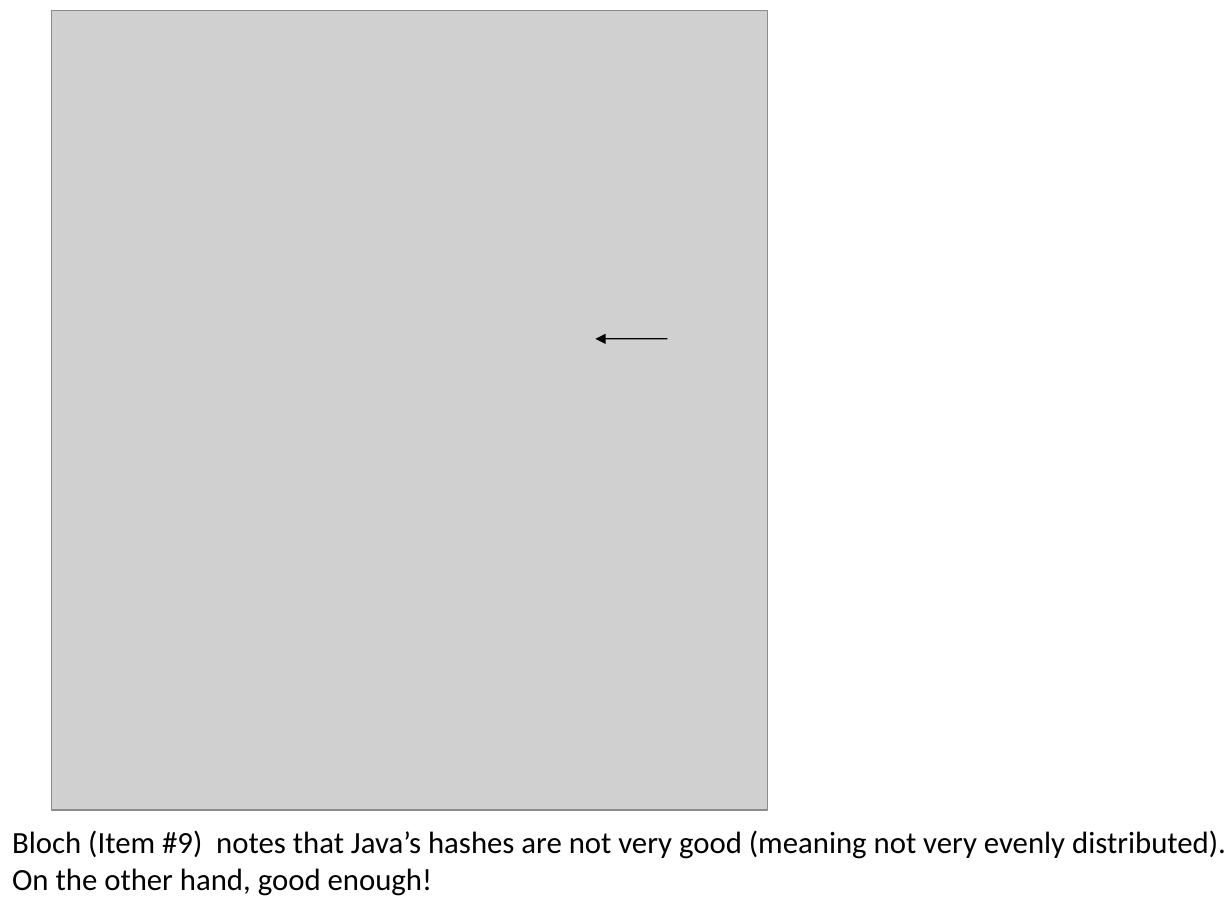
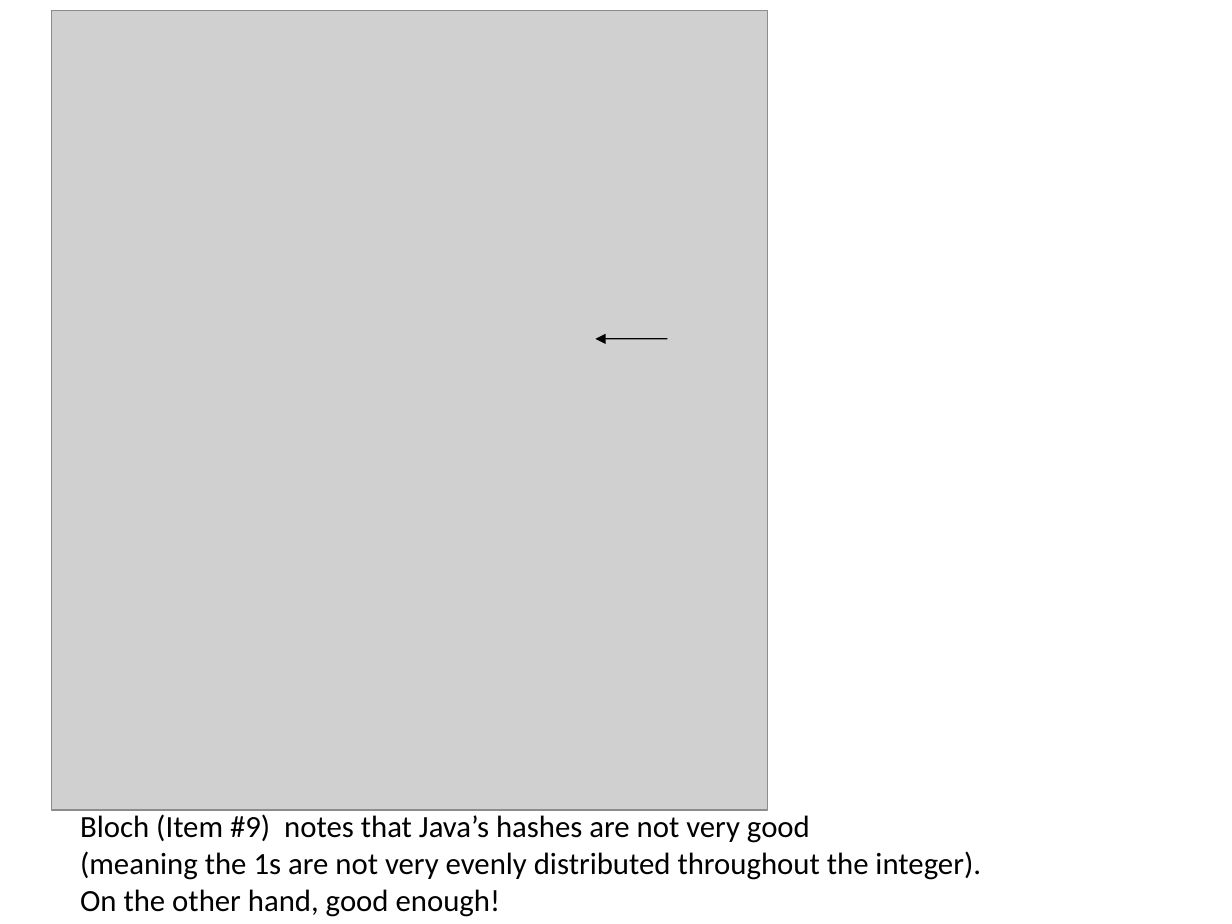
Before and after one commit to afodor/afodor.github.io, a slide deck: slide 43 of classes/prog2017/Prog3-Lecture08.pptx (slide 41 before the commit). Drawn at 1232x924 pixels with LibreOffice and Linux fonts; fonts in the diff are those of the drawing; grey boxes stand for pictures. Boxes give left, top, right and bottom in pixels: in the first picture for what was removed or moved away, otherwise in the second. Text is boxed around its words. In the diff, an @@ line names an element or a change of style, - is before the commit and + after.

```diff
--- a/classes/prog2017/Prog3-Lecture08.pptx
+++ b/classes/prog2017/Prog3-Lecture08.pptx
@@ text "Bloch (Item #9) notes that ...": place and size @@
-text "Bloch (Item #9) notes that ..." at (12, 830, 1226, 896)
+text "Bloch (Item #9) notes that ..." at (80, 814, 981, 917)
@@ text at (80, 814, 981, 880): text changed @@
-Bloch (Item #9) notes that Java’s hashes are not very good (meaning not very evenly distributed).
+Bloch (Item #9) notes that Java’s hashes are not very good
+(meaning the 1s are not very evenly distributed throughout the integer).
```
Also in this commit, not shown: 3 other slides changed, 2 slides added.
